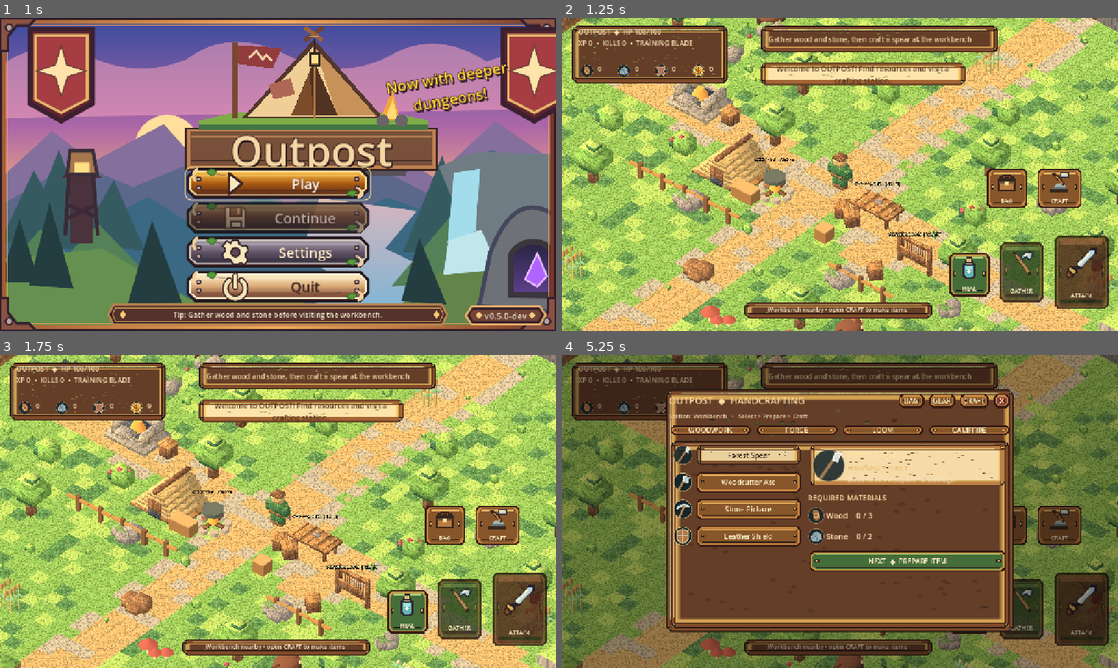
Above: before the commit, frames 1-4 (two rows, left to right).
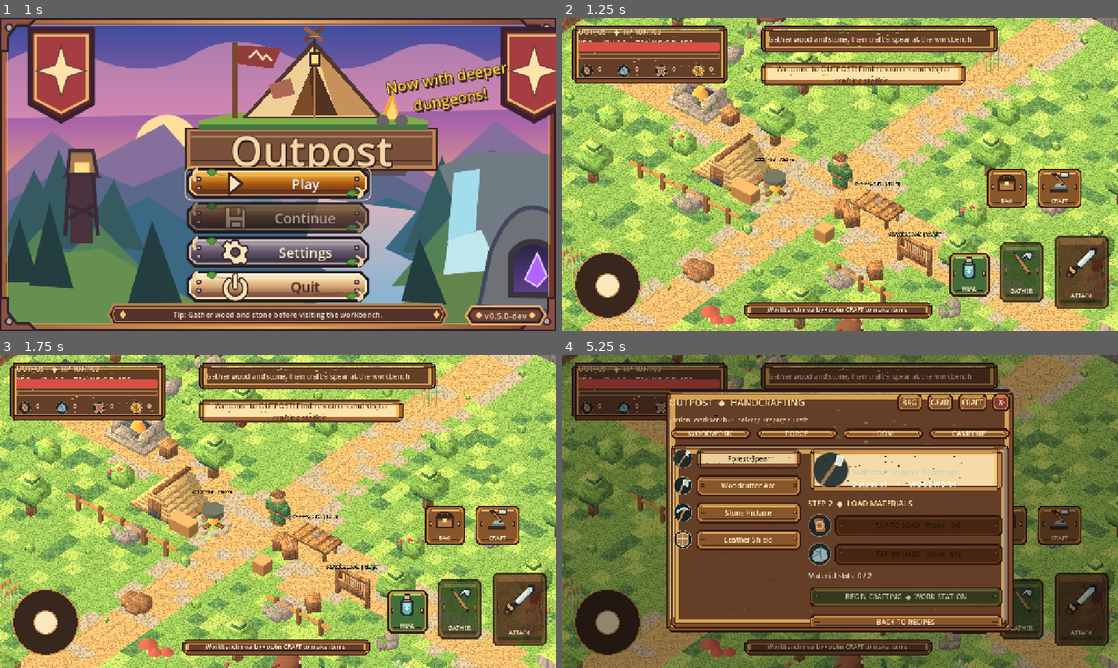
Above: after the commit, the same moments.

Repository: Smurfis/outpost-rpg
Game: Godot game, scene res://scenes/ui/company_splash.tscn
Same seed, same stepped clock (60 frames per second), same inputs: the game is played once before the commit and once after it.
Inputs (mouse positions are in pixels of both pictures, inside the frame that each line leads up to):
- Up to frame 1 (1 s): tap Enter at 0.5 s; move the mouse to (400, 158) at 0.52 s; hold D from 0.53 s (still down); tap E at 0.6 s; click (400, 158) at 0.67 s; tap Space at 0.77 s
- Up to frame 2 (1.25 s): keep holding D; tap Space at 1.07 s
- Up to frame 3 (1.75 s): release D at 1.25 s; drag from (166, 527) to (250, 574) at 1.27 s
- Up to frame 4 (5.25 s): move the mouse to (895, 442) at 2.02 s; hold D (outpost_right) 2.03-2.75 s; hold C (outpost_craft) 2.03-2.75 s; click (895, 442) at 2.17 s; click "NEXT ◆ PREPARE ITEM" at 2.75 s; click "BAG" at 3.5 s; click "CRAFT" at 4.25 s; click "HEAL" at 5 s

Frame 1 is identical in both runs. In frame 2, 4.6% of the frame differs, in the area x 1-96%, y 2-96%; in frame 3, 4.6%; in frame 4, 24%.
Error before the commit: Invalid call. Nonexistent function 'set_corner_radius_all' in base 'StyleBoxTexture'. (res://scripts/hud.gd:90)

Commit message:
feat(ui): render Android HUD and crafting screens with committed 9-patch PNGs and crisp action icons

Diff:
--- a/scripts/hud.gd
+++ b/scripts/hud.gd
@@ -27,6 +27,7 @@
 func _ready() -> void:
 	root = Control.new()
 	root.name = "OutpostHUD"
+	root.texture_filter = CanvasItem.TEXTURE_FILTER_NEAREST
 	root.mouse_filter = Control.MOUSE_FILTER_IGNORE
 	add_child(root)
 	root.set_anchors_and_offsets_preset(Control.PRESET_FULL_RECT)
@@ -66,14 +67,14 @@
 	_action("attack", "ATTACK", 0.883, 0.69, 0.986, 0.934, Color("#844237"))
 	joystick = Panel.new()
 	joystick.mouse_filter = Control.MOUSE_FILTER_IGNORE
-	var ring := SKIN.box("hud")
+	var ring := SKIN.flat("hud")
 	ring.set_corner_radius_all(90)
 	joystick.add_theme_stylebox_override("panel", ring)
 	root.add_child(joystick)
 	joystick.size = Vector2(154, 154)
 	knob = Panel.new()
 	knob.mouse_filter = Control.MOUSE_FILTER_IGNORE
-	var thumb := SKIN.box("parchment_light")
+	var thumb := SKIN.flat("parchment_light")
 	thumb.set_corner_radius_all(60)
 	knob.add_theme_stylebox_override("panel", thumb)
 	joystick.add_child(knob)
@@ -86,9 +87,9 @@
 	meter.value = 100.0
 	meter.show_percentage = false
 	meter.mouse_filter = Control.MOUSE_FILTER_IGNORE
-	var bg := SKIN.box("inset")
+	var bg := SKIN.flat("inset")
 	bg.set_corner_radius_all(4)
-	var fill := SKIN.box("wood_selected")
+	var fill := SKIN.flat("wood_selected")
 	fill.bg_color = front
 	fill.set_border_width_all(0)
 	fill.set_corner_radius_all(3)
@@ -144,14 +145,11 @@
 	elif key == "craft":
 		craft_button = button
 	SKIN.apply_button(button, "red" if key == "attack" else "green" if key in ["gather", "heal"] else "wood")
-	for state in ["normal", "hover", "pressed", "disabled"]:
-		var art := button.get_theme_stylebox(state) as StyleBoxFlat
-		if art != null:
-			art.set_corner_radius_all(44)
 	root.add_child(button)
 	_anchors(button, left, top, right, bottom)
 	var art_icon := TextureRect.new()
-	art_icon.texture = load("res://assets/ui/icons/" + key + ".svg") as Texture2D
+	art_icon.texture = load("res://assets/ui/icons/" + key + ".png") as Texture2D
+	art_icon.texture_filter = CanvasItem.TEXTURE_FILTER_NEAREST
 	art_icon.expand_mode = TextureRect.EXPAND_IGNORE_SIZE
 	art_icon.stretch_mode = TextureRect.STRETCH_KEEP_ASPECT_CENTERED
 	art_icon.mouse_filter = Control.MOUSE_FILTER_IGNORE
@@ -197,30 +195,38 @@
 	joystick.position = Vector2(28, screen.y - 182)
 
 func _center() -> Vector2:
-	return joystick.position + joystick.size * 0.5
+	return joystick.get_global_rect().get_center()
 
 func _input(event: InputEvent) -> void:
 	if game != null and game.menu != null and game.menu.visible:
-		move_vector = Vector2.ZERO
+		_reset_touch()
 		return
 	if event is InputEventScreenTouch:
 		if event.pressed and finger == -1 and event.position.distance_to(_center()) < 104:
 			finger = event.index
+			mouse_stick = false
 			_stick(event.position)
 		elif not event.pressed and event.index == finger:
-			finger = -1
-			move_vector = Vector2.ZERO
+			_reset_touch()
 	elif event is InputEventScreenDrag and event.index == finger:
 		_stick(event.position)
 	elif event is InputEventMouseButton and event.button_index == MOUSE_BUTTON_LEFT:
-		if event.pressed and event.position.distance_to(_center()) < 104:
+		if event.pressed and finger == -1 and event.position.distance_to(_center()) < 104:
 			mouse_stick = true
 			_stick(event.position)
-		elif not event.pressed and mouse_stick:
-			mouse_stick = false
-			move_vector = Vector2.ZERO
-	elif event is InputEventMouseMotion and mouse_stick:
+		elif not event.pressed and mouse_stick and finger == -1:
+			_reset_touch()
+	elif event is InputEventMouseMotion and mouse_stick and finger == -1:
 		_stick(event.position)
+
+func _reset_touch() -> void:
+	finger = -1
+	mouse_stick = false
+	move_vector = Vector2.ZERO
+
+func _notification(what: int) -> void:
+	if what == NOTIFICATION_APPLICATION_FOCUS_OUT or what == NOTIFICATION_APPLICATION_PAUSED:
+		_reset_touch()
 
 func _stick(pos: Vector2) -> void:
 	move_vector = ((pos - _center()) / 55.0).limit_length(1.0)
--- a/scripts/menu.gd
+++ b/scripts/menu.gd
@@ -35,6 +35,7 @@
 	layer = 8
 	shell = Control.new()
 	shell.name = "CraftingInterface"
+	shell.texture_filter = CanvasItem.TEXTURE_FILTER_NEAREST
 	shell.mouse_filter = Control.MOUSE_FILTER_STOP
 	add_child(shell)
 	shell.set_anchors_and_offsets_preset(Control.PRESET_FULL_RECT)
@@ -60,25 +61,25 @@
 	header.add_child(title)
 	var bag := Button.new()
 	bag.text = "BAG"
-	bag.custom_minimum_size = Vector2(66, 40)
+	bag.custom_minimum_size = Vector2(66, 48)
 	SKIN.apply_button(bag, "wood")
 	bag.pressed.connect(_switch_bag)
 	header.add_child(bag)
 	var gear := Button.new()
 	gear.text = "GEAR"
-	gear.custom_minimum_size = Vector2(67, 40)
+	gear.custom_minimum_size = Vector2(67, 48)
 	SKIN.apply_button(gear, "wood")
 	gear.pressed.connect(_switch_equipment)
 	header.add_child(gear)
 	var craft := Button.new()
 	craft.text = "CRAFT"
-	craft.custom_minimum_size = Vector2(74, 40)
+	craft.custom_minimum_size = Vector2(74, 48)
 	SKIN.apply_button(craft, "wood")
 	craft.pressed.connect(_switch_craft)
 	header.add_child(craft)
 	var close := Button.new()
 	close.text = "X"
-	close.custom_minimum_size = Vector2(44, 40)
+	close.custom_minimum_size = Vector2(48, 48)
 	SKIN.apply_button(close, "red")
 	close.pressed.connect(close_page)
 	header.add_child(close)
@@ -145,6 +146,7 @@
 	image.expand_mode = TextureRect.EXPAND_IGNORE_SIZE
 	image.stretch_mode = TextureRect.STRETCH_KEEP_ASPECT_CENTERED
 	image.mouse_filter = Control.MOUSE_FILTER_IGNORE
+	image.texture_filter = CanvasItem.TEXTURE_FILTER_NEAREST
 	return image
 
 func _clear(parent: Node) -> void:
--- a/scripts/ui/outpost_skin.gd
+++ b/scripts/ui/outpost_skin.gd
@@ -130,7 +130,7 @@
 		button.add_theme_stylebox_override("hover", box("parchment_light"))
 		var pressed: StyleBox = box("parchment")
 		if pressed is StyleBoxTexture:
-			pressed.modulate_color = Color(0.86, 0.82, 0.73)
+			(pressed as StyleBoxTexture).modulate_color = Color(0.86, 0.82, 0.73)
 		button.add_theme_stylebox_override("pressed", pressed)
 		button.add_theme_stylebox_override("disabled", _button_texture("wood", "disabled"))
 	else:
